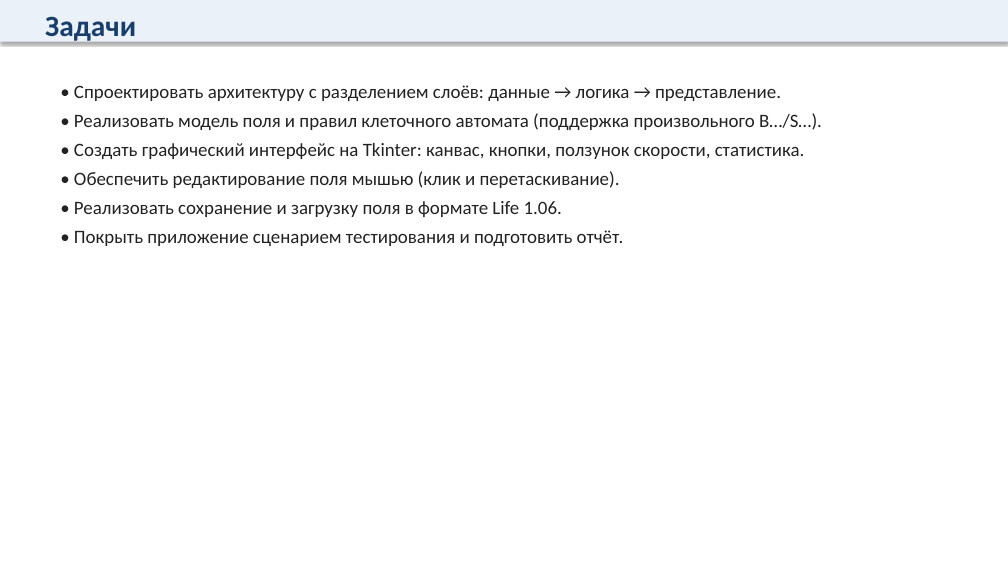
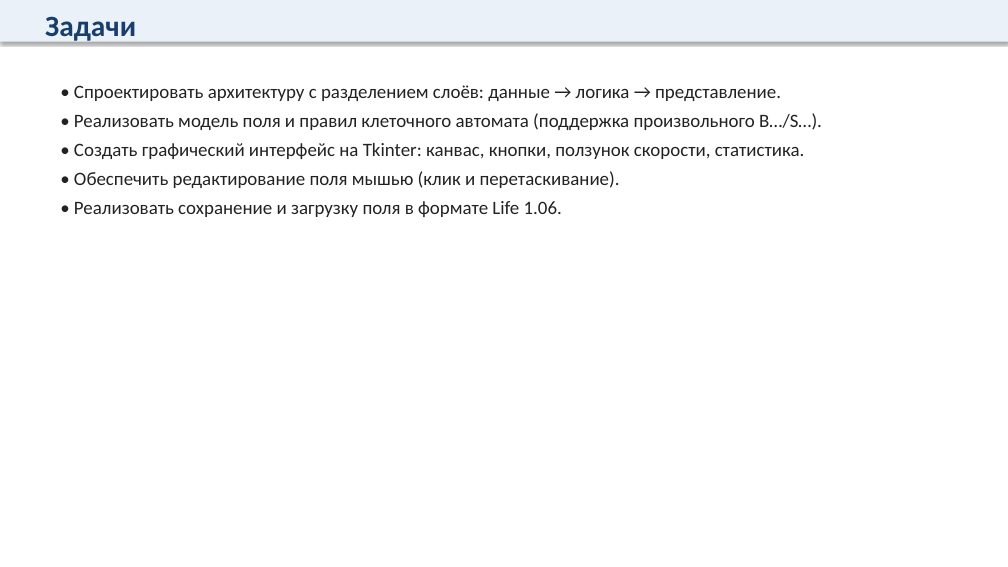
Before and after one commit to Dizrane/gamelife, a slide deck: slide 3 of docs/Презентация.pptx. Drawn at 1008x567 pixels with LibreOffice and Linux fonts; fonts in the diff are those of the drawing. Boxes give left, top, right and bottom in pixels: in the first picture for what was removed or moved away, otherwise in the second. Text is boxed around its words. In the diff, an @@ line names an element or a change of style, - is before the commit and + after.

```diff
--- a/docs/Презентация.pptx
+++ b/docs/Презентация.pptx
@@ text at (74, 230, 624, 246): paragraph removed @@
-• Покрыть приложение сценарием тестирования и подготовить отчёт.
```
Also in this commit, not shown: 2 other slides changed, 1 slide added, 2 slides removed.
